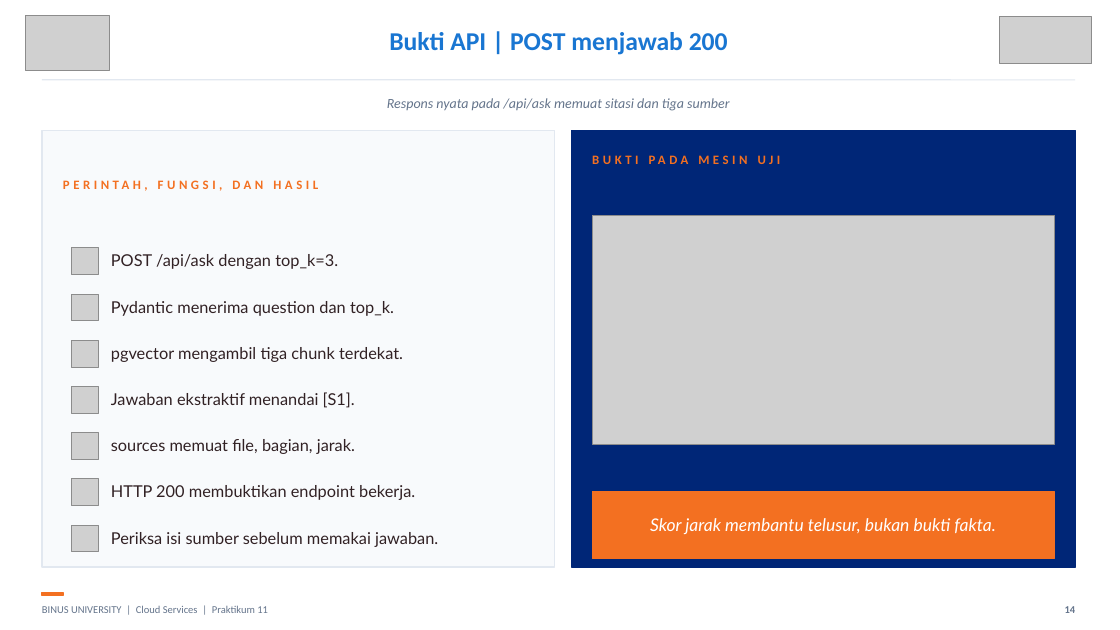
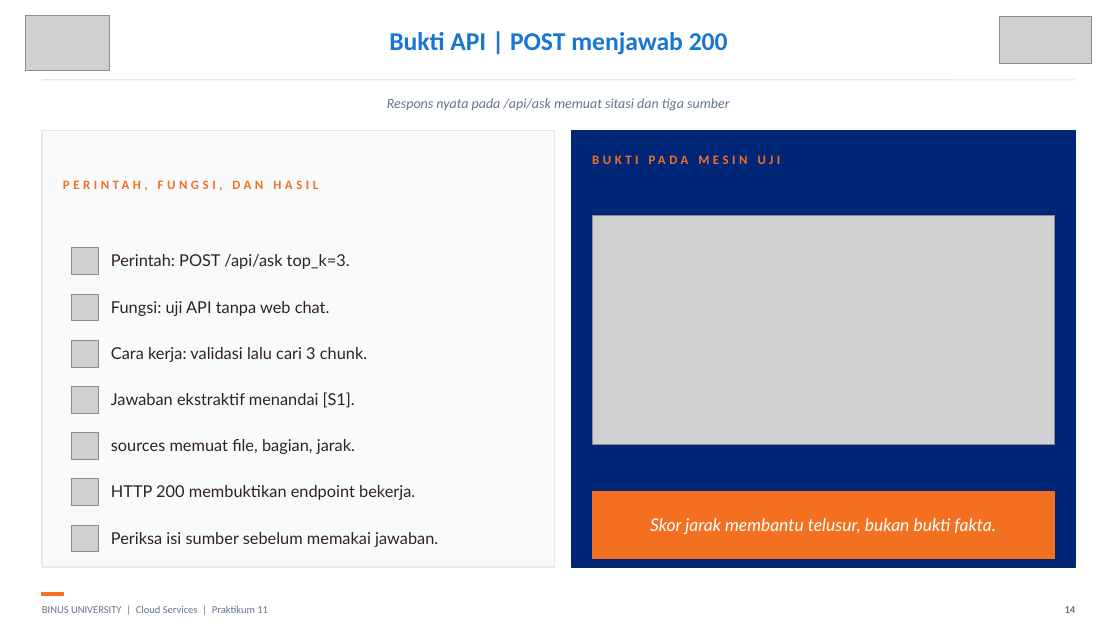
Before and after one commit to SeedFlora/meet11CloudService, a slide deck: slide 14 of slides/LAB11_RAG_pgvector_Bukti_Live.pptx. Drawn at 1120x630 pixels with LibreOffice and Linux fonts; fonts in the diff are those of the drawing; grey boxes stand for pictures. Boxes give left, top, right and bottom in pixels: in the first picture for what was removed or moved away, otherwise in the second. Text is boxed around its words. In the diff, an @@ line names an element or a change of style, - is before the commit and + after.

```diff
--- a/slides/LAB11_RAG_pgvector_Bukti_Live.pptx
+++ b/slides/LAB11_RAG_pgvector_Bukti_Live.pptx
@@ text at [111, 254, 350, 269]: text changed @@
-POST /api/ask dengan top_k=3.
+Perintah: POST /api/ask top_k=3.
@@ text at [111, 301, 330, 316]: text changed @@
-Pydantic menerima question dan top_k.
+Fungsi: uji API tanpa web chat.
@@ text at [111, 347, 367, 362]: text changed @@
-pgvector mengambil tiga chunk terdekat.
+Cara kerja: validasi lalu cari 3 chunk.
```
Also in this commit, not shown: 11 other slides changed.
